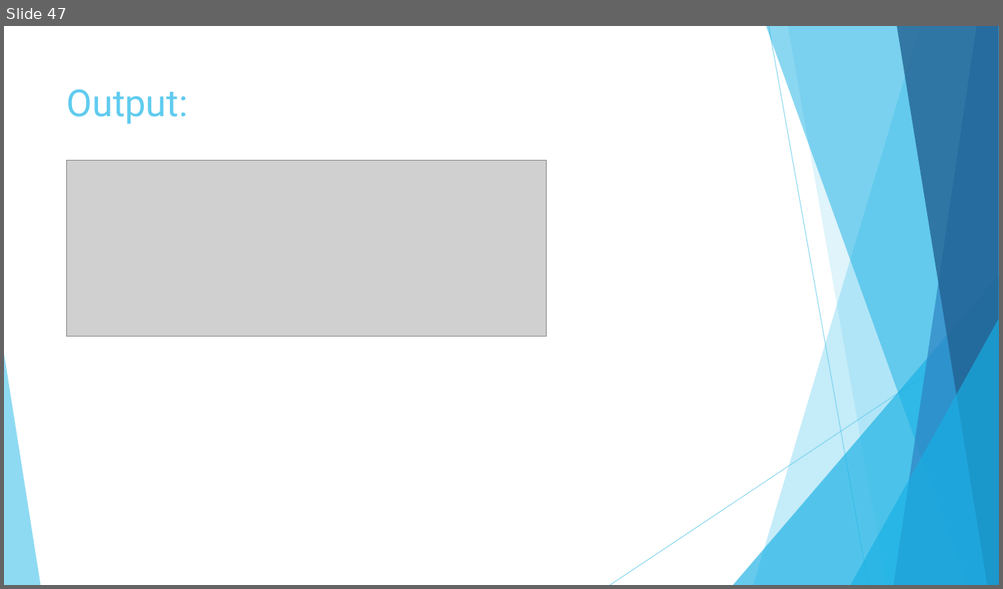
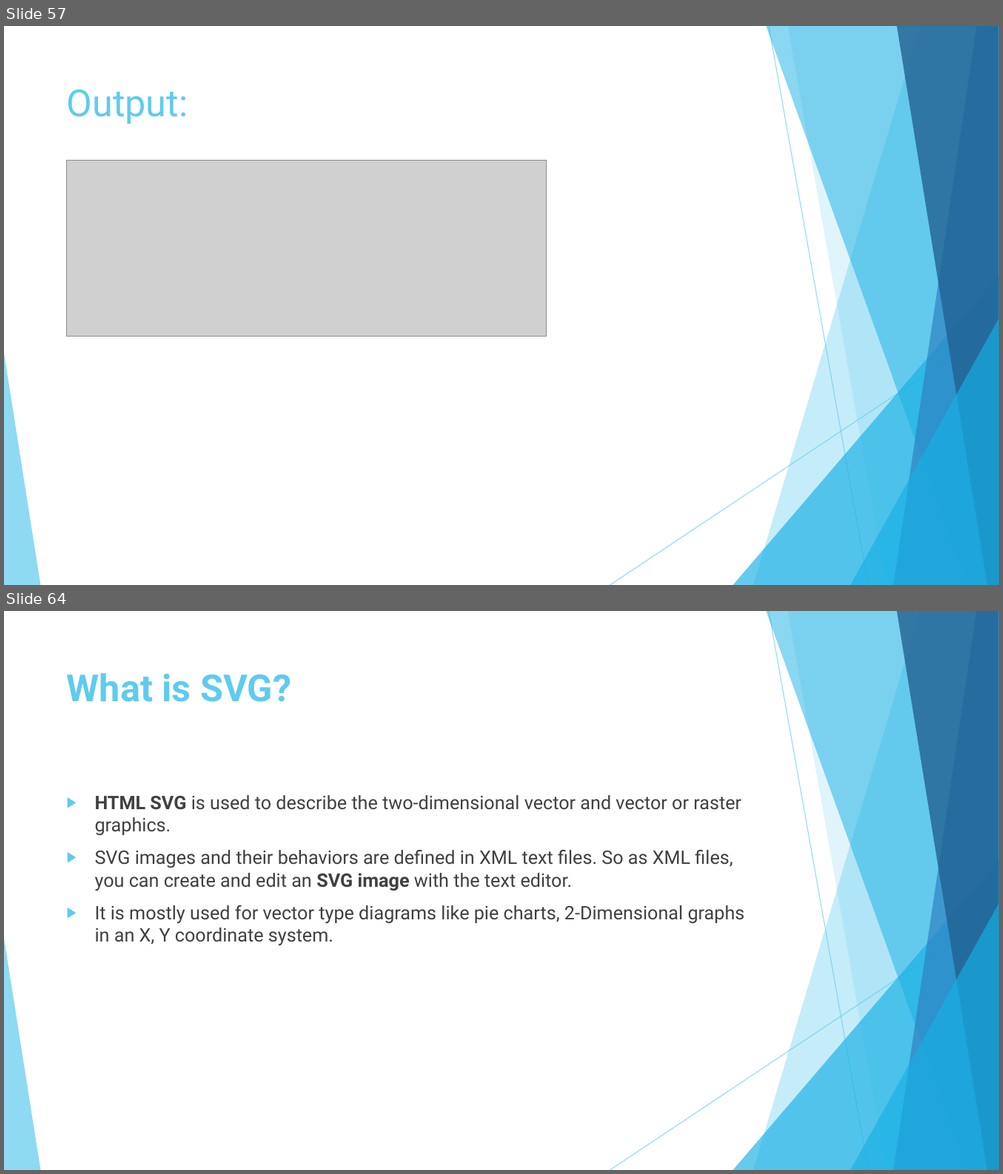
Before and after one commit to bhavikavasani/assignment_module1HTML, a slide deck: ASSIGNMENT.pptx. Shown one above the other, each under a label of ours: slide 47 before the commit, slides 57 and 64 after it; the slides between them are not shown. The pictures are 1003x589 and 1003x1174 pixels, drawn with LibreOffice and Linux fonts; fonts in the diff are those of the drawing; grey boxes stand for pictures. Boxes give left, top, right and bottom in pixels: in the first picture for what was removed or moved away, otherwise in the second. Text is boxed around its words. In the diff, an @@ line names an element or a change of style, - is before the commit and + after.

```diff
--- a/ASSIGNMENT.pptx
+++ b/ASSIGNMENT.pptx
@@ slide 64 added at (x1=4, y1=611, x2=999, y2=1170), background #FFFFFF; not listed: 10 template elements that a slide beside it also shows @@
@@ title added at (x1=67, y1=673, x2=291, y2=702), 36 pt, text #5FCBEF, bold @@
+What is SVG?
@@ text added at (x1=95, y1=795, x2=745, y2=946), 18 pt, text #404040 @@
+▶ HTML SVG is used to describe the two-dimensional vector and vector or raster graphics.
+▶ SVG images and their behaviors are defined in XML text files. So as XML files, you can create and edit an SVG image with the text editor.
+▶ It is mostly used for vector type diagrams like pie charts, 2-Dimensional graphs in an X, Y coordinate system.
@@ what was slide 47 is now slide 57 @@
```
Also in this commit, not shown: 18 other slides added, 1 slide removed.
